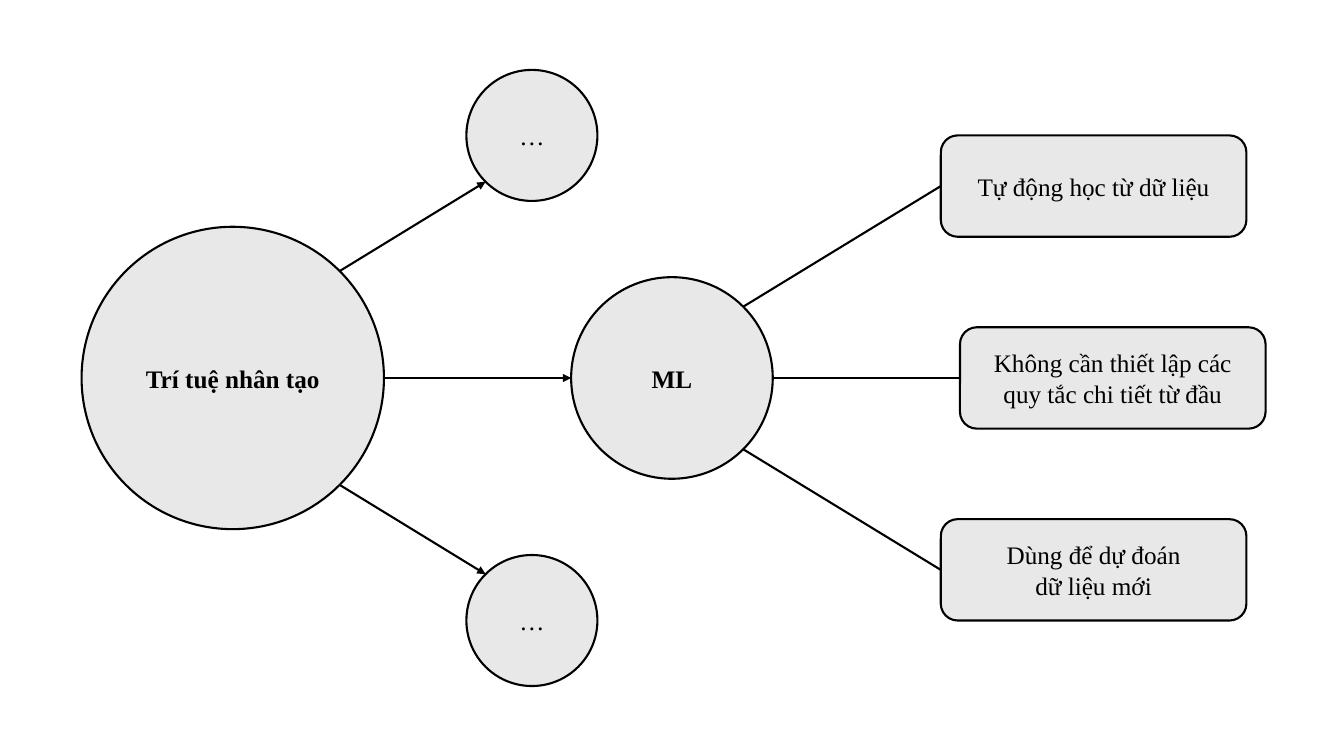
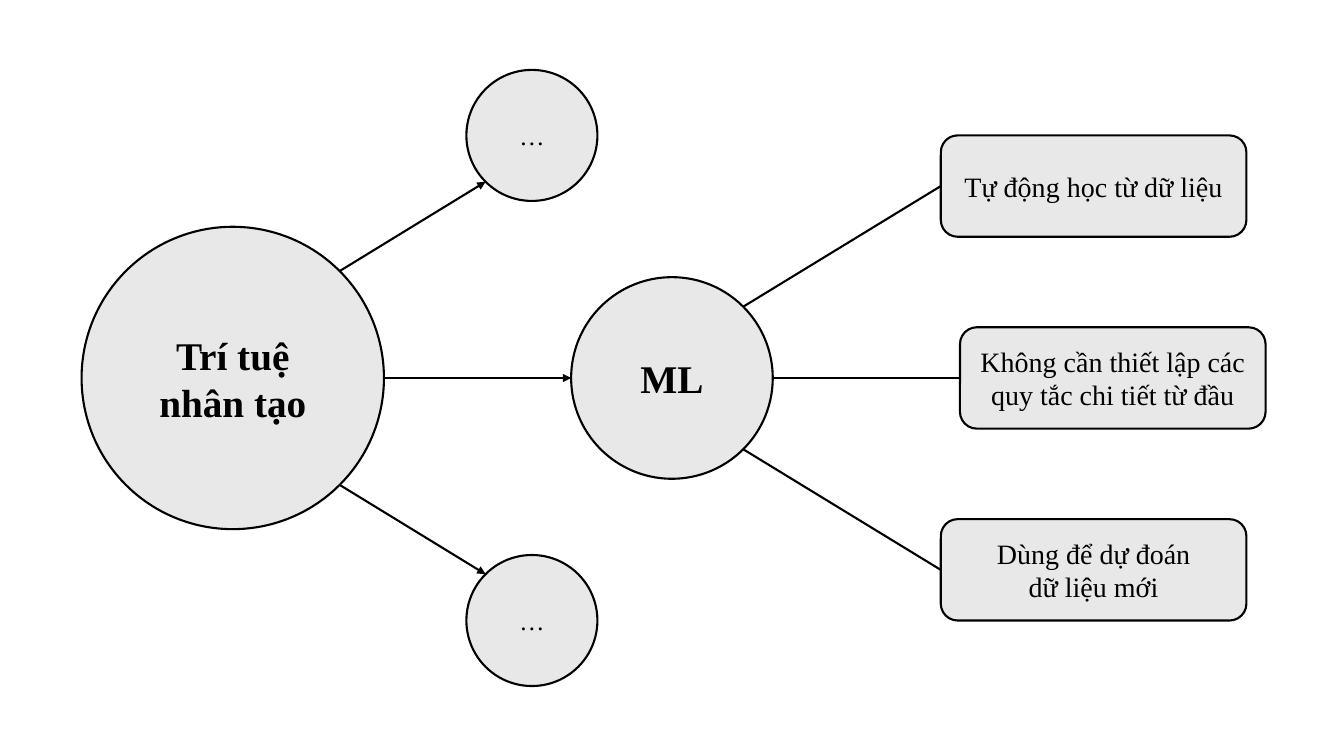
Before and after one commit to ngovanuc/Vietnamese_History_Chatbot, a slide deck: slide 5 of documents/hinh_ve_trong_cao_cao_do_an.pptx (slide 4 before the commit). Drawn at 1344x756 pixels with LibreOffice and Linux fonts; fonts in the diff are those of the drawing. Boxes give left, top, right and bottom in pixels: in the first picture for what was removed or moved away, otherwise in the second. Text is boxed around its words. In the diff, an @@ line names an element or a change of style, - is before the commit and + after.

```diff
--- a/documents/hinh_ve_trong_cao_cao_do_an.pptx
+++ b/documents/hinh_ve_trong_cao_cao_do_an.pptx
@@ ellipse "Trí tuệ nhân tạo" at (82, 227, 384, 529): size 18 to 28 pt @@
@@ ellipse "ML" at (572, 277, 773, 479): size 18 to 28 pt @@
@@ size 18 to 20 pt in 3 elements at (941, 135, 1246, 237), (960, 328, 1265, 430), (941, 519, 1246, 621) @@
```
Also in this commit, not shown: 3 other slides changed, 6 slides added, 1 other file.
